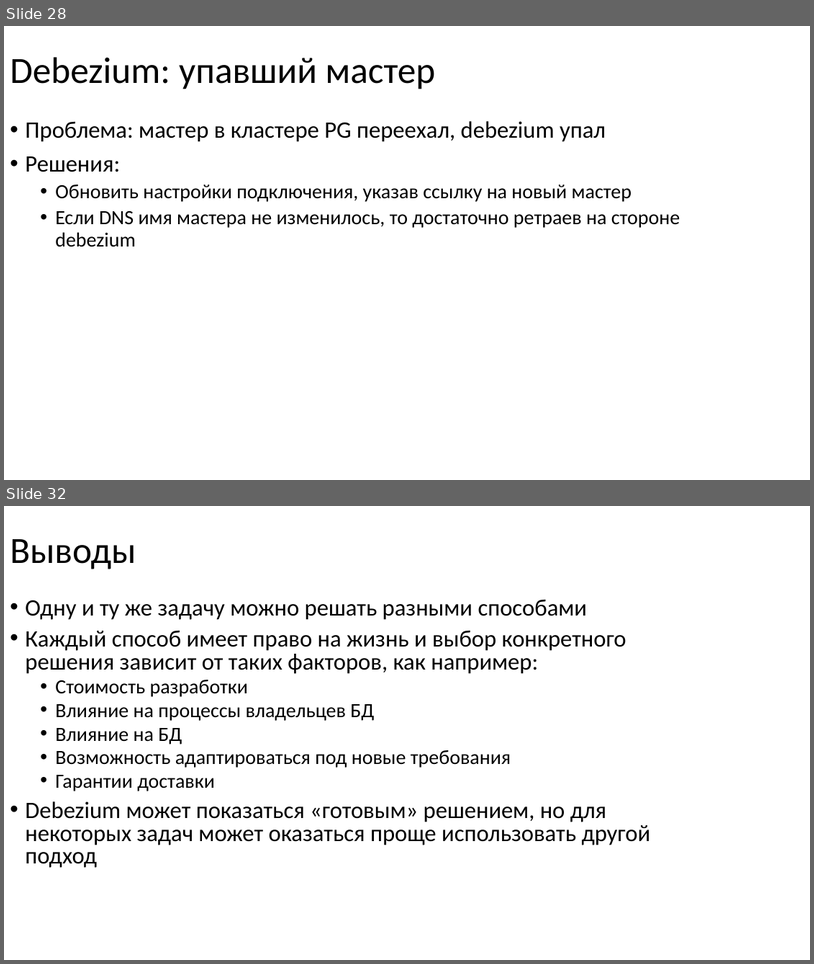
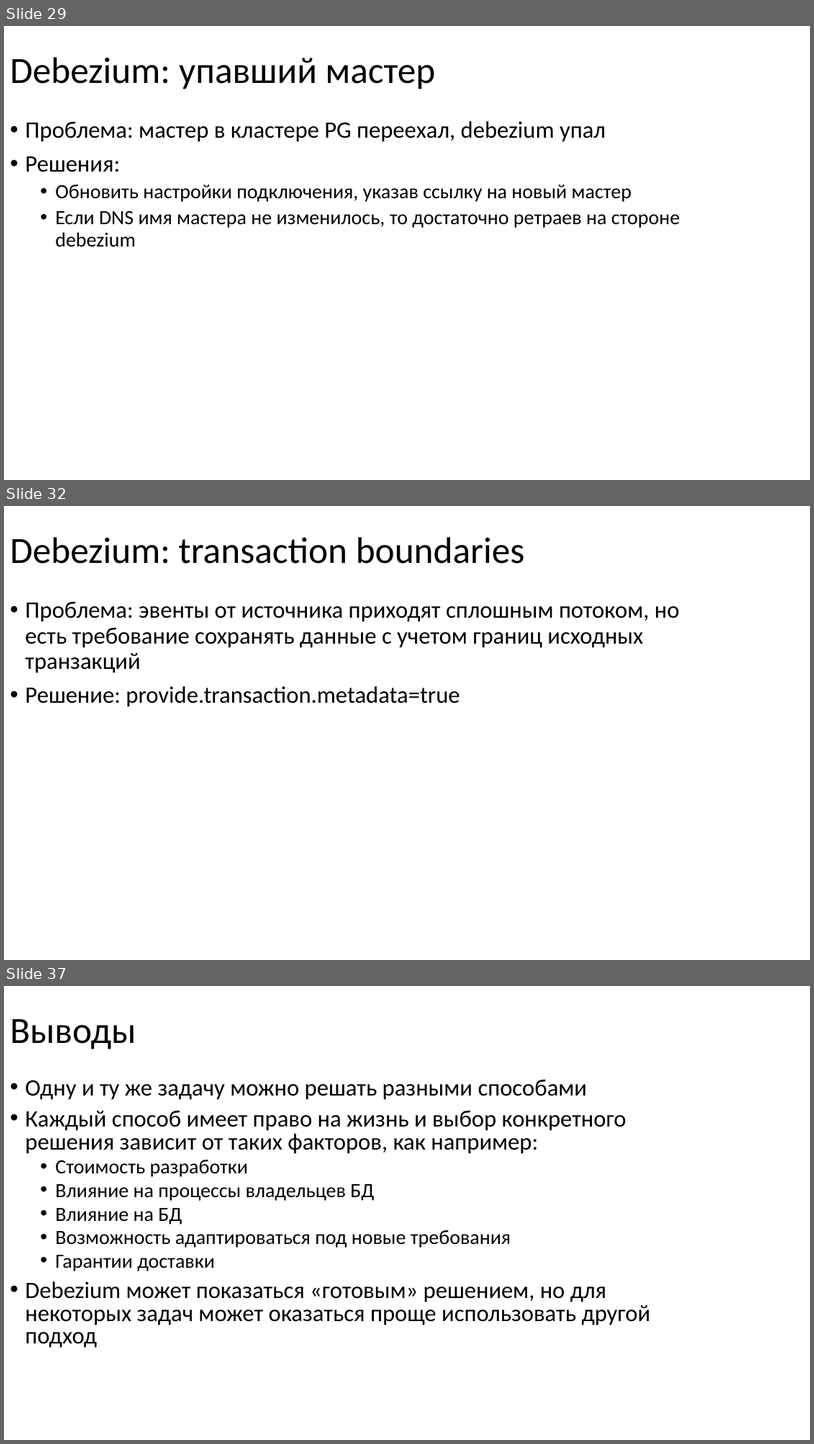
Before and after one commit to nryanov/presentations, a slide deck: smartdata/cdc-via-debezium/debezium-smartdata2025.pptx. Shown one above the other, each under a label of ours: slides 28 and 32 before the commit, slides 29, 32 and 37 after it; the slides between them are not shown. The pictures are 814x964 and 814x1444 pixels, drawn with LibreOffice and Linux fonts; fonts in the diff are those of the drawing. Boxes give left, top, right and bottom in pixels: in the first picture for what was removed or moved away, otherwise in the second. Text is boxed around its words. In the diff, an @@ line names an element or a change of style, - is before the commit and + after.

Commit message:
doc: update debezium presentation

```diff
--- a/smartdata/cdc-via-debezium/debezium-smartdata2025.pptx
+++ b/smartdata/cdc-via-debezium/debezium-smartdata2025.pptx
@@ slide 32 added at (4, 506, 810, 960), background #FFFFFF @@
@@ title added at (10, 537, 525, 564), 44 pt, text #000000 @@
+Debezium: transaction boundaries
@@ text added at (25, 601, 680, 707), 28 pt, text #000000 @@
+• Проблема: эвенты от источника приходят сплошным потоком, но есть требование сохранять данные с учетом границ исходных транзакций
+• Решение: provide.transaction.metadata=true
@@ what was slide 28 is now slide 29 @@
@@ what was slide 32 is now slide 37 @@
```
Also in this commit, not shown: 3 slides changed, 4 other slides added.
